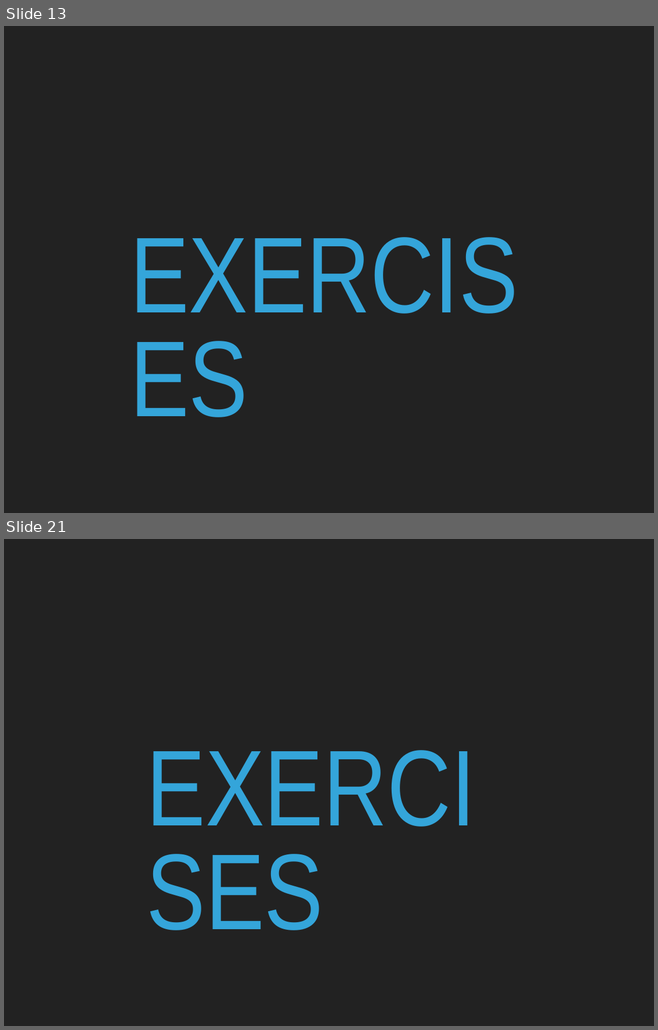
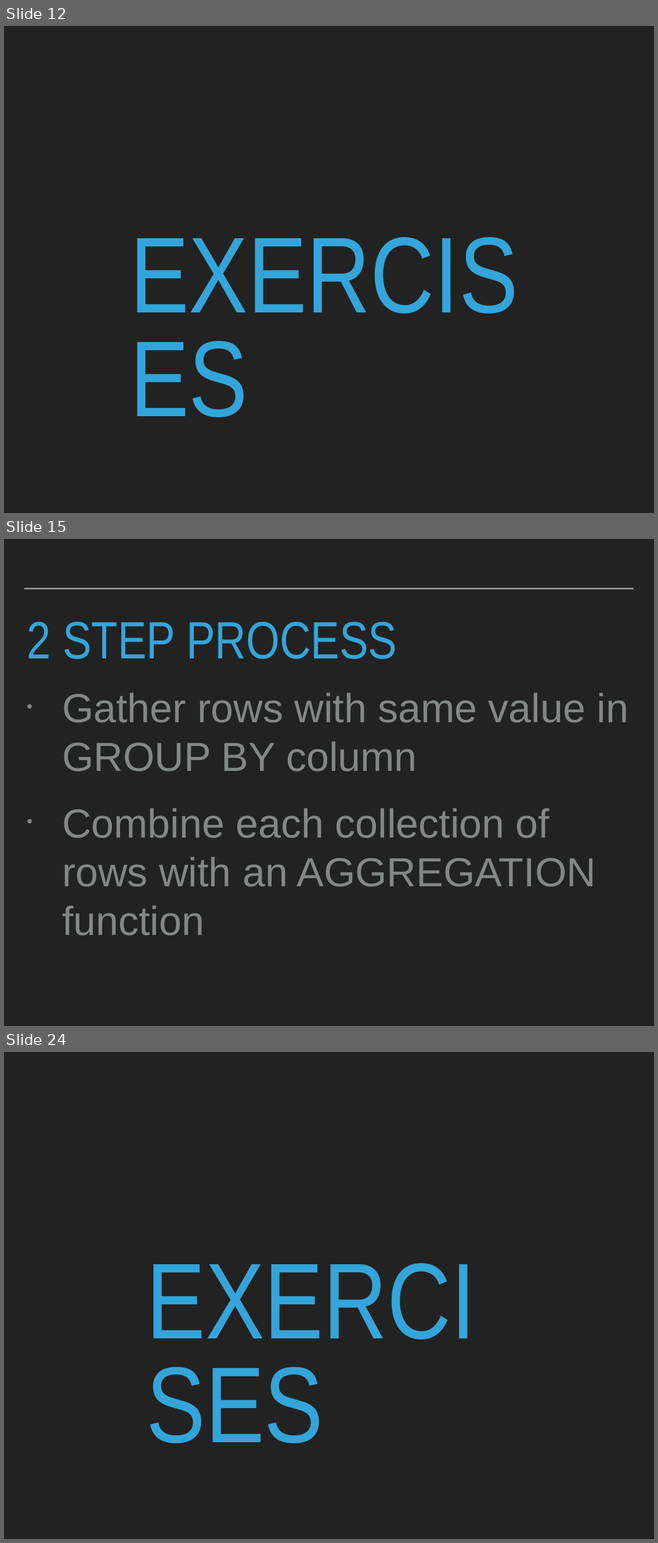
Before and after one commit to robcarrington/sqlbootcamp, a slide deck: Session 3/Session3.pptx. Shown one above the other, each under a label of ours: slides 13 and 21 before the commit, slides 12, 15 and 24 after it; the slides between them are not shown. The pictures are 658x1030 and 658x1543 pixels, drawn with LibreOffice and Linux fonts; fonts in the diff are those of the drawing. Boxes give left, top, right and bottom in pixels: in the first picture for what was removed or moved away, otherwise in the second. Text is boxed around its words. In the diff, an @@ line names an element or a change of style, - is before the commit and + after.

```diff
--- a/Session 3/Session3.pptx
+++ b/Session 3/Session3.pptx
@@ slide 15 added at (4, 539, 654, 1026), background #222222 @@
@@ line added from (24, 589) to (633, 589), #A6AAA9 2 pt @@
@@ title added at (27, 621, 397, 659), 82.8 pt, text #34A5DA @@
+2 STEP PROCESS
@@ text added at (62, 693, 628, 936), 64 pt, text #838787 @@
+• Gather rows with same value in GROUP BY column
+• Combine each collection of rows with an AGGREGATION function
@@ what was slide 13 is now slide 12 @@
@@ what was slide 21 is now slide 24 @@
```
Also in this commit, not shown: 2 slides changed, 9 other slides added, 16 slides removed, 11 other files.
